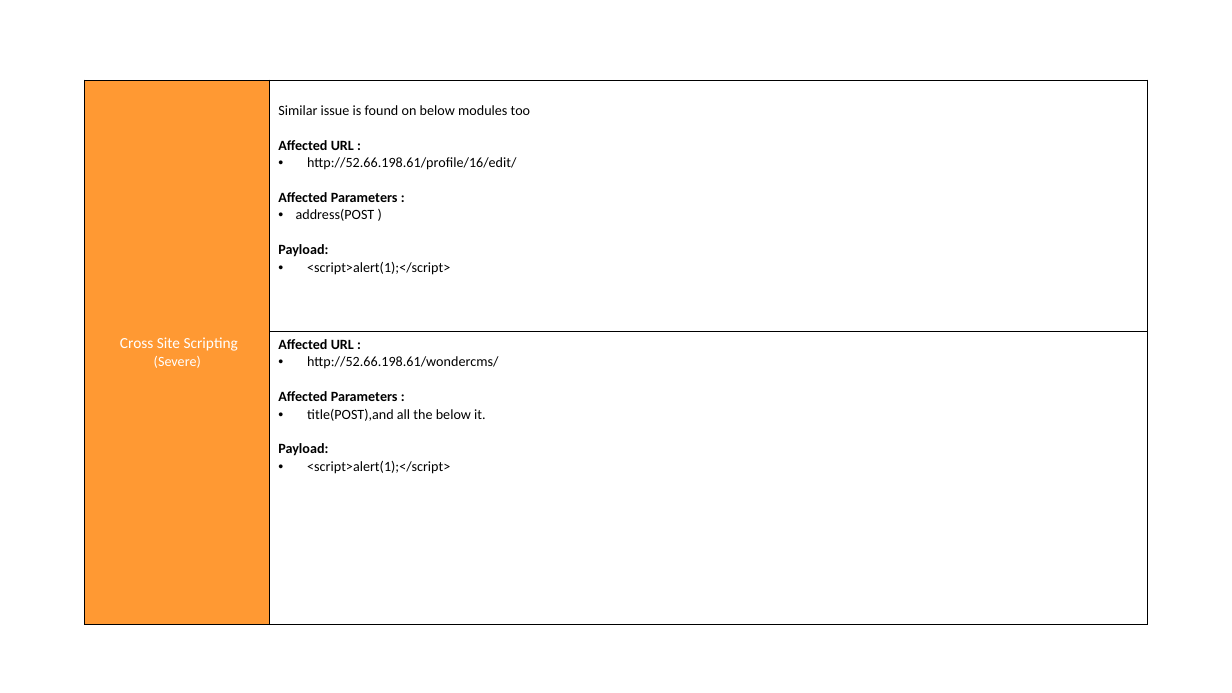
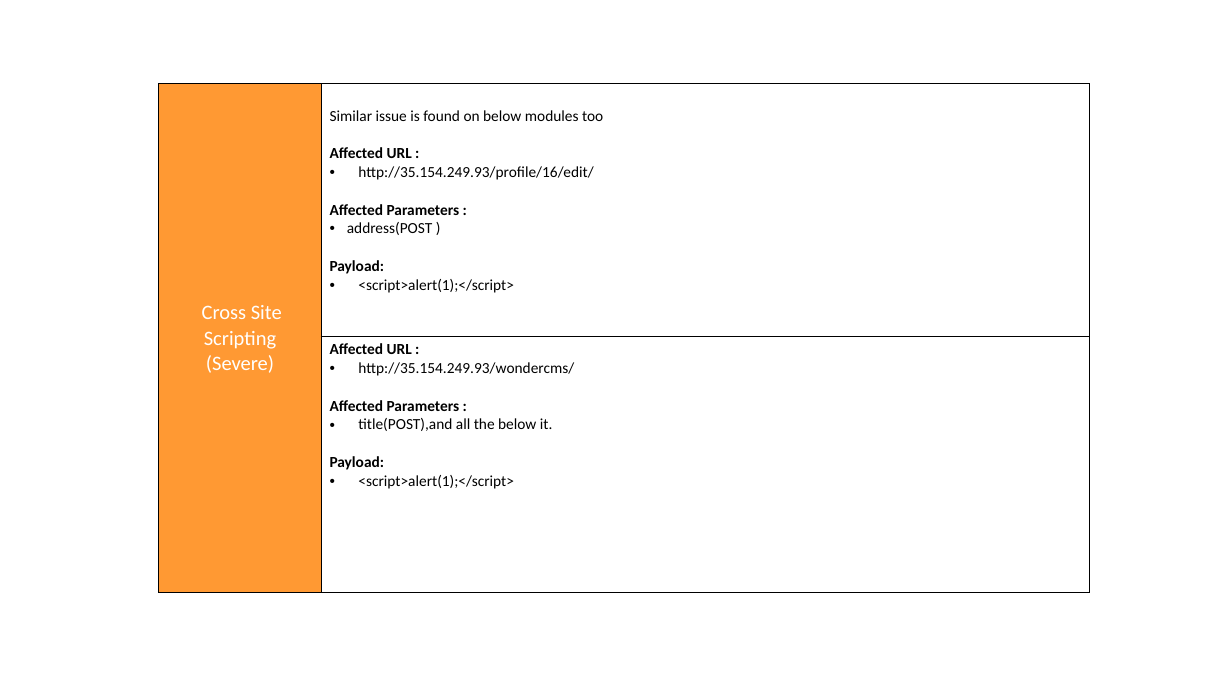
Before and after one commit to RocktimRajkumar/CEH-hack-a-thon, a slide deck: slide 38 of reports/Lifestyle Store/LifeStyle Store Application Reports.pptx (slide 44 before the commit). Drawn at 1232x693 pixels with LibreOffice and Linux fonts; fonts in the diff are those of the drawing. Boxes give left, top, right and bottom in pixels: in the first picture for what was removed or moved away, otherwise in the second. Text is boxed around its words. In the diff, an @@ line names an element or a change of style, - is before the commit and + after.

Commit message:
reports: Cross Site Scripting ppt done

```diff
--- a/reports/Lifestyle Store/LifeStyle Store Application Reports.pptx
+++ b/reports/Lifestyle Store/LifeStyle Store Application Reports.pptx
@@ table at box(159, 46, 1091, 589) @@
-row 2, column 2: Similar issue is found on below modules too / Affected URL : / http://52.66.198.61/profile/16/edit/ / Affected Parameters : / address(POST ) / Payload: / <script>alert(1);</script>
+row 2, column 2: Similar issue is found on below modules too / Affected URL : / http://35.154.249.93/profile/16/edit/ / Affected Parameters : / address(POST ) / Payload: / <script>alert(1);</script>
-row 3, column 2: Affected URL : / http://52.66.198.61/wondercms/ / Affected Parameters : / title(POST),and all the below it. / Payload: / <script>alert(1);</script>
+row 3, column 2: Affected URL : / http://35.154.249.93/wondercms/ / Affected Parameters : / title(POST),and all the below it. / Payload: / <script>alert(1);</script>
@@ size 12 to 16 pt in "Cross Site Scripting" @@
@@ size 11 to 16 pt in "(Severe)" @@
@@ table: place and size @@
-table at box(85, 37, 1148, 624)
+table at box(159, 46, 1091, 589)
```
Also in this commit, not shown: 8 other slides changed.
